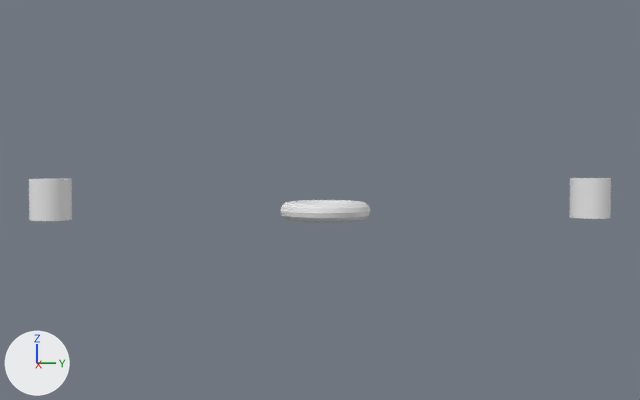
Before and after pictures for a commit that changed the Blender file Blender/map.blend.
Rendered twice from a 50 mm camera at (-43.2, -3.3, 3.2) aimed at (-91.9, -0.2, 1.1). Arrows for +X, +Y and +Z are at lower left; the lights stay in place. Objects named as collision shapes, trigger or cutter boxes, shadow casters or lower levels of detail are left out.

The first picture shows 'Goal', 'SpawnerA', 'SpawnerB'.
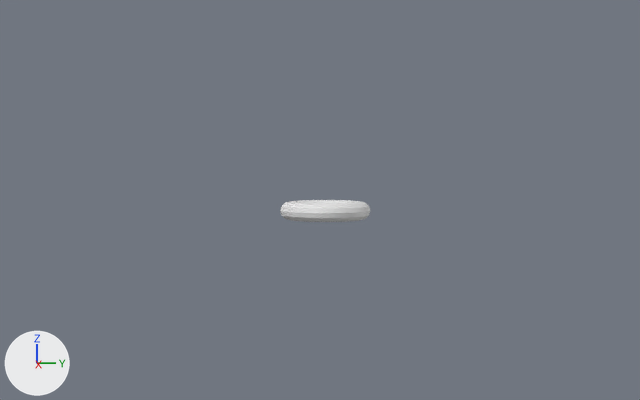
The change in detail:
Object 'SpawnerA' (ob_spawnera) is deleted.
Object 'SpawnerB' (ob_spawnerb) is deleted.

Pixel boxes [x1, y1, x2, y2] of what changed, in the pictures (640 x 400 px):
'SpawnerB', deleted: before [29, 179, 72, 221]
'SpawnerA', deleted: before [569, 178, 611, 219]
